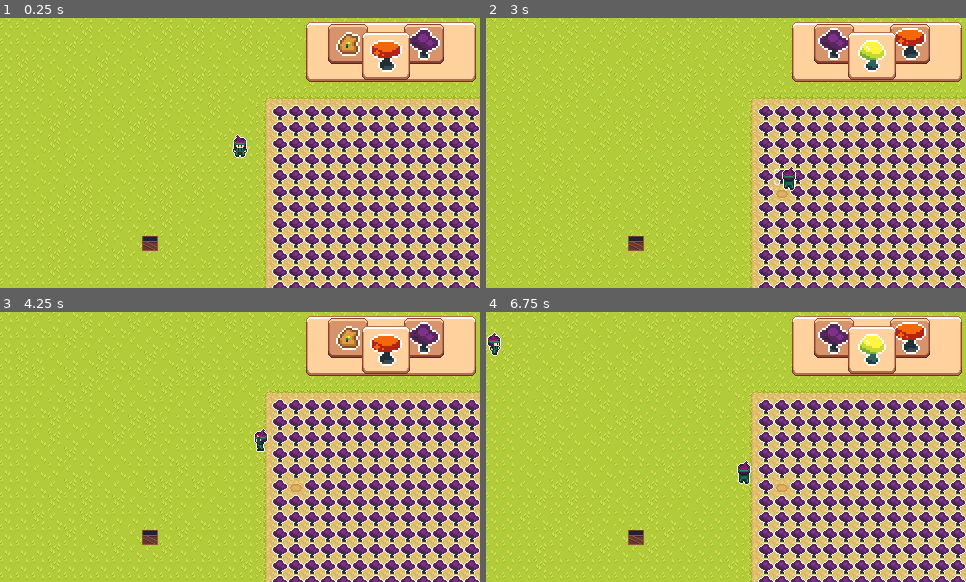
Above: before the commit, frames 1-4 (two rows, left to right).
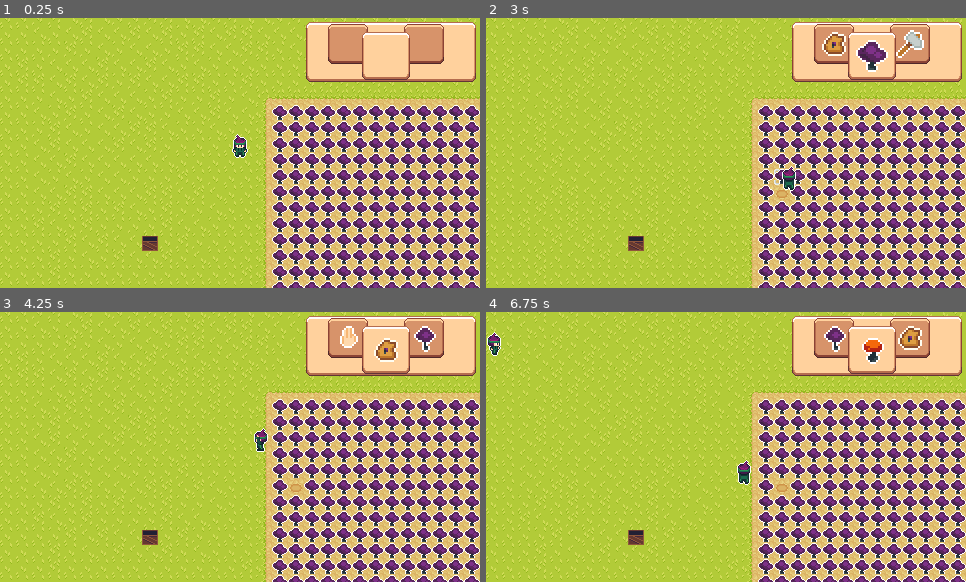
Above: after the commit, the same moments.

Repository: Jukaio/GGJ2024
Game: Godot game, scene res://scenes/entry_point.tscn
Same seed, same stepped clock (60 frames per second), same inputs: the game is played once before the commit and once after it.
Inputs:
- Up to frame 1 (0.25 s): no input
- Up to frame 2 (3 s): tap Enter (Start) at 0.5, 0.6, 1.35, 2.3 s; hold D (right) 0.53-1.28 s; hold S (down) 1.28-2.03 s; hold D (right) 2.03-2.78 s; tap Space (interact) at 2.1 s; hold W (up) from 2.78 s (still down); tap E (inv_next) at 2.85 s
- Up to frame 3 (4.25 s): tap Enter (Start) at 3.05, 3.8 s; release W (up) at 3.53 s; hold A (left) from 3.53 s (still down); tap Q (inv_prev) at 3.6 s
- Up to frame 4 (6.75 s): tap Enter (Start) at 4.35, 5.1, 6.05 s; release A (left) at 5.03 s; hold S (down) 5.03-5.78 s; hold D (right) 5.78-6.53 s; tap Space (interact) at 5.85 s; hold W (up) from 6.53 s (still down); tap E (inv_next) at 6.6 s

The runs differ from the first frame. In frame 1, 1.4% of the frame differs, in the area x 70-92%, y 3-20%; in frame 2, 1.5%, in the area x 69-92%, y 3-20%; in frame 3, 1.3%; in frame 4, 1.4%.

Commit message:
add more feature

Diff:
--- a/scenes/ui_canvas_layer.tscn
+++ b/scenes/ui_canvas_layer.tscn
@@ -139,7 +139,7 @@
 texture = ExtResource("5_pqwk4")
 hframes = 4
 vframes = 5
-frame = 4
+frame = 6
 
 [node name="NinePatchRect3" type="NinePatchRect" parent="AspectRatioContainer/VBoxContainer/Top Half/HBoxContainer/Top Right/MarginContainer/NinePatchRect"]
 layout_mode = 0
--- a/scripts/UI.gd
+++ b/scripts/UI.gd
@@ -37,31 +37,28 @@
 
 	inventory.append(Vector2i(item, count))
 
+func try_remove_equipped_item():
+	return inventory.pop_front()
+
 func get_equipped_item():
 	return inventory.front()
 
 # Called when the node enters the scene tree for the first time.
 func _ready():
-	add_item(2, 2)
-	add_item(2, 2)
-	add_item(2, 2)
-	add_item(6, 2)
-	add_item(8, 2)
-	add_item(9, 2)
-	add_item(10, 2)
 	pass # Replace with function body.
 
 func redraw():
-	print("redraw")
 	for i in range(hotbar_slots.size()):
-		var item = inventory[i]
-		if item == null:
-			hotbar_slots[i].frame = 0
+		if i < inventory.size():
+			hotbar_slots[i].visible = true
+			hotbar_slots[i].frame = inventory[i].x
 		else:
-			hotbar_slots[i].frame = item.x
+			hotbar_slots[i].visible = false
 
 	pass
 
+
+var last = 3
 # Called every frame. 'delta' is the elapsed time since the previous frame.
 func _process(delta):
 	if Input.is_action_just_pressed("inv_prev"):
@@ -69,6 +66,13 @@
 	if Input.is_action_just_pressed("inv_next"):
 		rotr()
 
+	if Input.is_action_just_pressed("Start"):
+		add_item(last, 1)
+		last = (last + 1) % 10
+
+	if Input.is_action_just_pressed("left"):
+		try_remove_equipped_item()
+
 	var new_state = hash(inventory)
 	if new_state != hState:
 		redraw()
